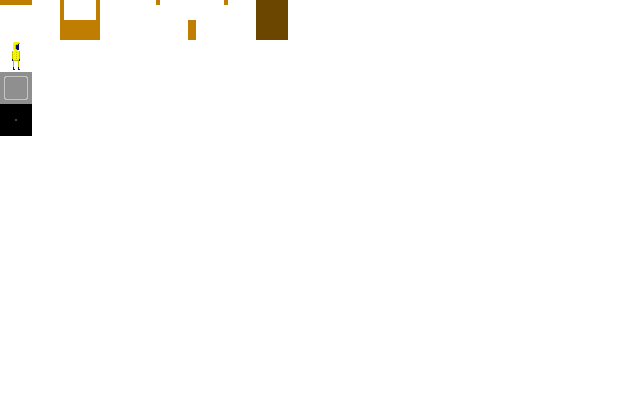
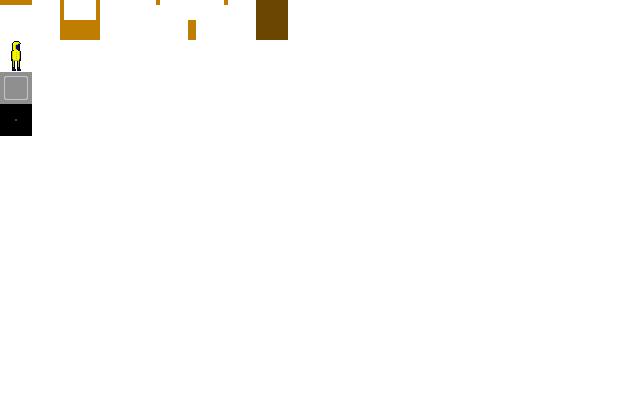
The second 640 × 400 image is a revision of the first. Changes to its layers:
painted on "Angler" over [11, 41, 21, 71]
